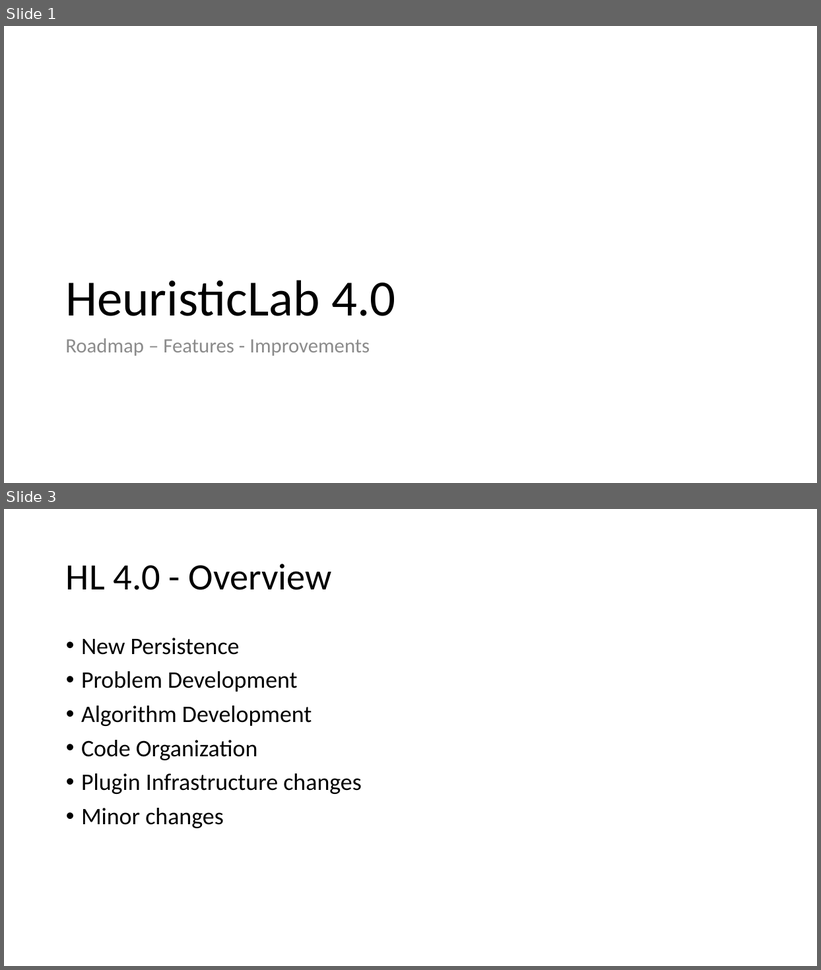
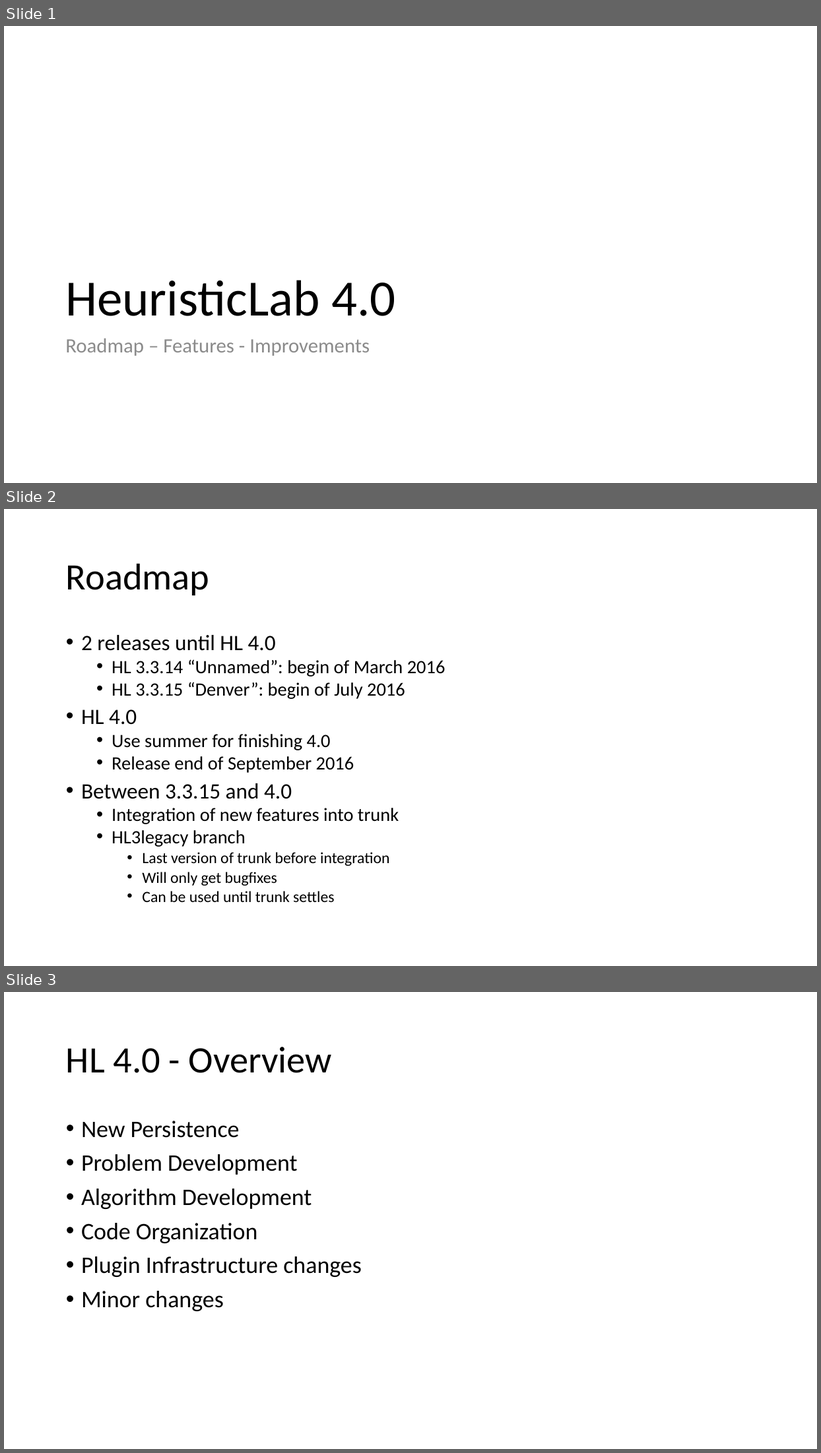
Before and after one commit to heal-research/HeuristicLab, a slide deck: documentation/HeuristicLab 4.0.pptx. Shown one above the other, each under a label of ours: slides 1 and 3 before the commit, slides 1, 2 and 3 after it; the slides between them are not shown. The pictures are 821x970 and 821x1453 pixels, drawn with LibreOffice and Linux fonts; fonts in the diff are those of the drawing. Boxes give left, top, right and bottom in pixels: in the first picture for what was removed or moved away, otherwise in the second. Text is boxed around its words. In the diff, an @@ line names an element or a change of style, - is before the commit and + after.

Commit message:
added roadmap to hl 4 slides

```diff
--- a/documentation/HeuristicLab 4.0.pptx
+++ b/documentation/HeuristicLab 4.0.pptx
@@ slide 2 added at [4, 509, 817, 966], background #FFFFFF @@
@@ title added at [66, 563, 210, 595], 44 pt, text #000000 @@
+Roadmap
@@ text added at [81, 635, 446, 902], 22.2 pt, text #000000 @@
+• 2 releases until HL 4.0
+  • HL 3.3.14 “Unnamed”: begin of March 2016
+  • HL 3.3.15 “Denver”: begin of July 2016
+• HL 4.0
+  • Use summer for finishing 4.0
+  • Release end of September 2016
+• Between 3.3.15 and 4.0
+  • Integration of new features into trunk
+  • HL3legacy branch
+    • Last version of trunk before integration
+    • Will only get bugfixes
+    • Can be used until trunk settles
```
Also in this commit, not shown: 1 slide removed.
